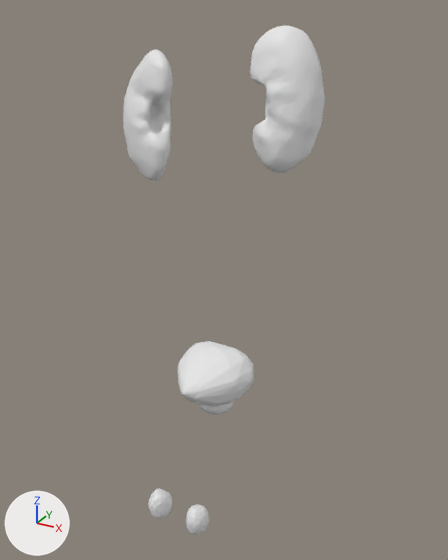
An edit to the glTF model public/atlas/models/meshes-uro.glb, drawn before and after from the same camera.
One viewpoint serves both versions: a 50 mm camera at (0.255, -0.43, 1.177) aimed at (0.017, 0.003, 0.961). Lighting does not change. The marker at lower left points along +X, +Y and +Z. The picture after the commit comes second.

The first picture shows '3358|Kidney (left)', '3358|Kidney (right)', '3401|Urinary bladder', '3576|Testis (left)', '3576|Testis (right)' and 1 more.
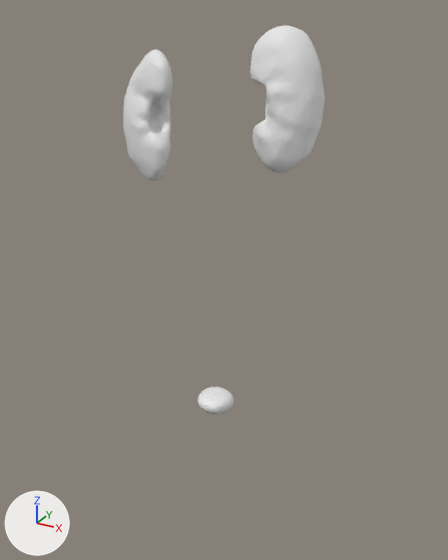
Where the newer file only moved an object's origin or applied its transform, the numbers keep the older frame.

Patch to the scene script:
```diff
--- a/public/atlas/models/meshes-uro.glb.py
+++ b/public/atlas/models/meshes-uro.glb.py
@@ ob_3401_urinary_bladder @@
-ob_3401_urinary_bladder = bpy.data.objects.new('3401|Urinary bladder', me_m_002)
-ob_3401_urinary_bladder.location = (0.0, 0.0, 0.0)
@@ ob_3576_testis__left @@
-ob_3576_testis__left = bpy.data.objects.new('3576|Testis (left)', me_m_004)
-ob_3576_testis__left.location = (0.0, 0.0, 0.0)
@@ ob_3576_testis__right @@
-ob_3576_testis__right = bpy.data.objects.new('3576|Testis (right)', me_m_005)
-ob_3576_testis__right.location = (0.0, 0.0, 0.0)
```

Location of each change, [x1, y1, x2, y2] in pixels of the pictures (448 x 560 px):
'3401|Urinary bladder', deleted: before [177, 341, 254, 406]
'3576|Testis (left)', deleted: before [186, 504, 209, 534]
'3576|Testis (right)', deleted: before [148, 488, 172, 519]
